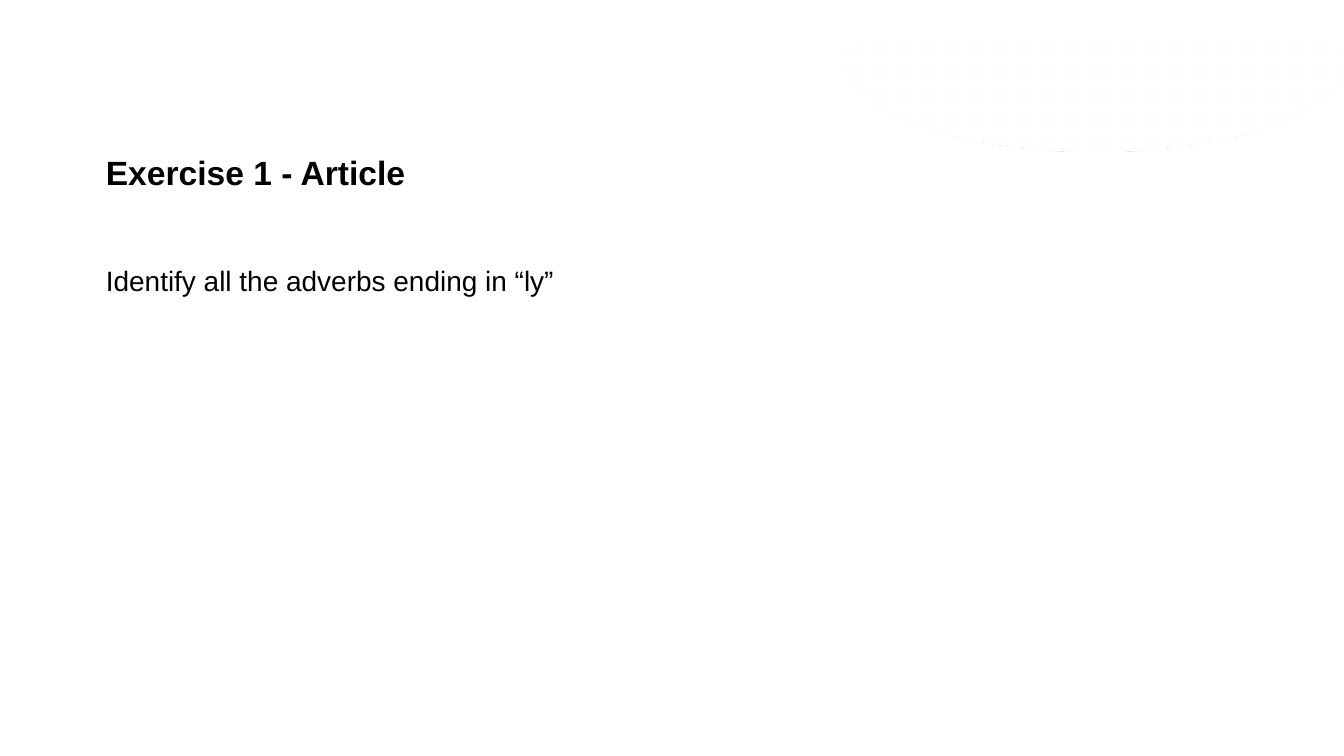
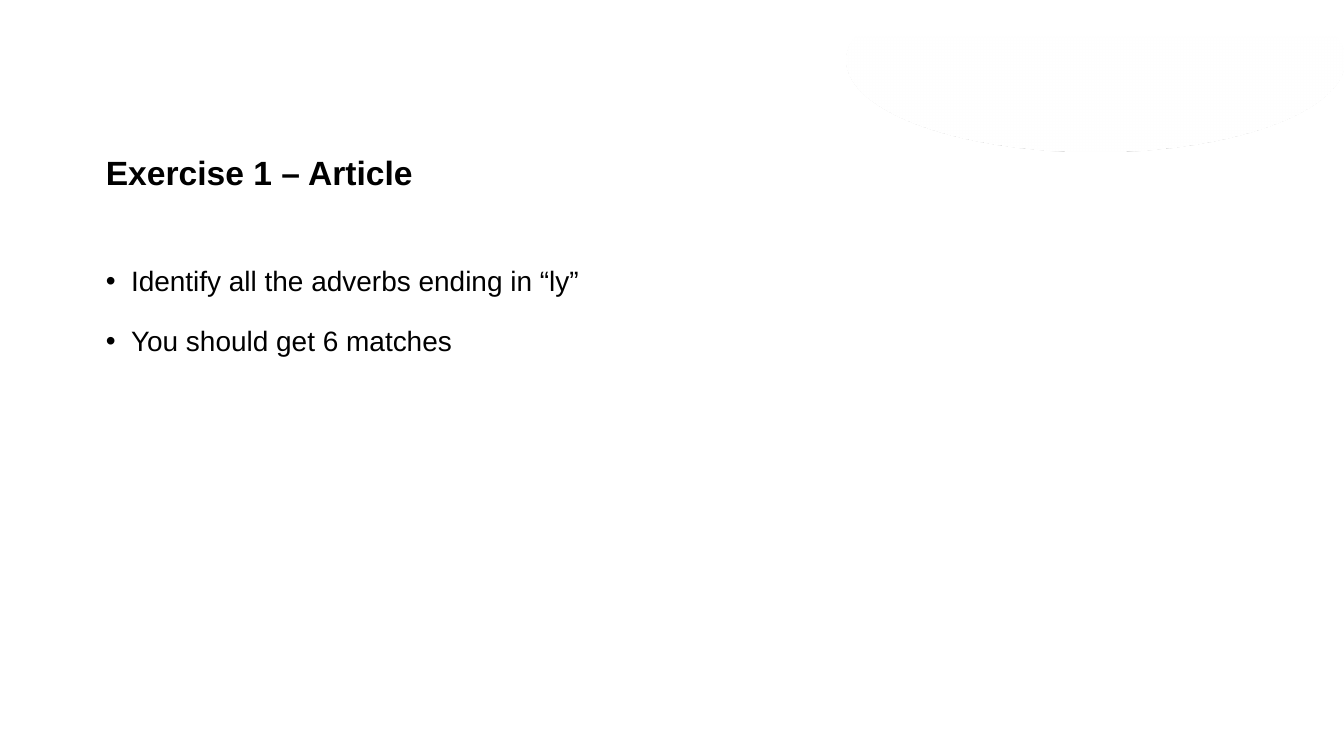
Before and after one commit to CANDEV-OTTAWA-2020-WORKSHOPS-ORG/Intro-to-RegEx, a slide deck: slide 11 of Regex Workshop.pptx. Drawn at 1344x756 pixels with LibreOffice and Linux fonts; fonts in the diff are those of the drawing; background and template pictures are left out. Boxes give left, top, right and bottom in pixels: in the first picture for what was removed or moved away, otherwise in the second. Text is boxed around its words. In the diff, an @@ line names an element or a change of style, - is before the commit and + after.

```diff
--- a/Regex Workshop.pptx
+++ b/Regex Workshop.pptx
@@ title at box(106, 160, 413, 186): text changed @@
-Exercise 1 - Article
+Exercise 1 – Article
@@ text at box(131, 270, 579, 296): bullet none to • @@
@@ text at box(131, 330, 452, 356): paragraph added @@
+• You should get 6 matches
```
Also in this commit, not shown: 3 other slides changed.
